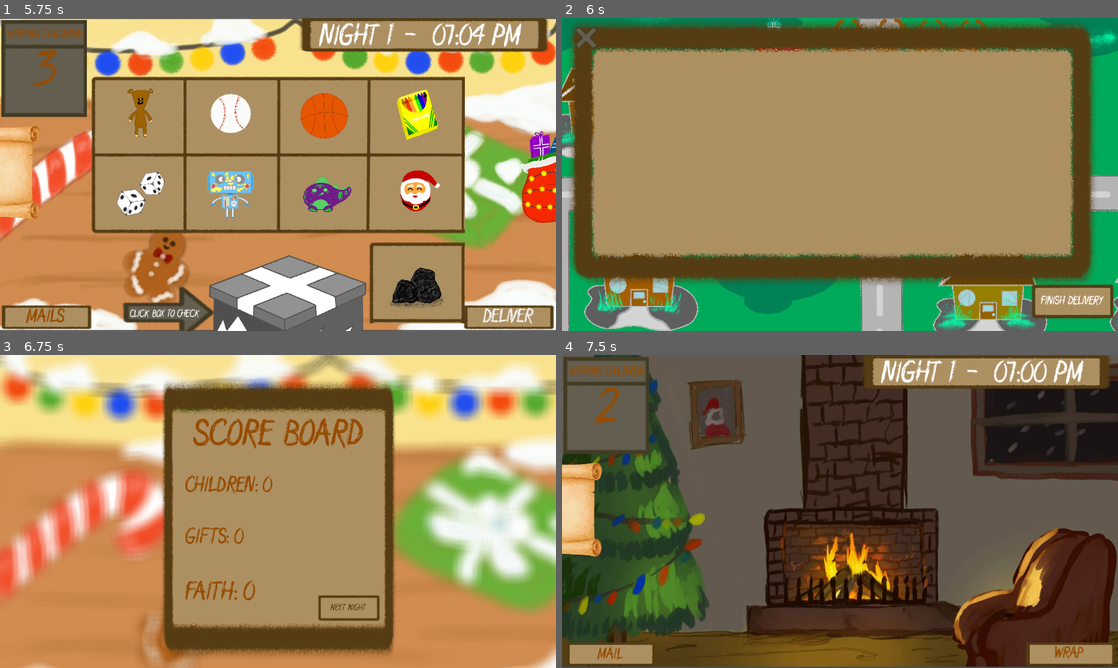
Above: before the commit, frames 1-4 (two rows, left to right).
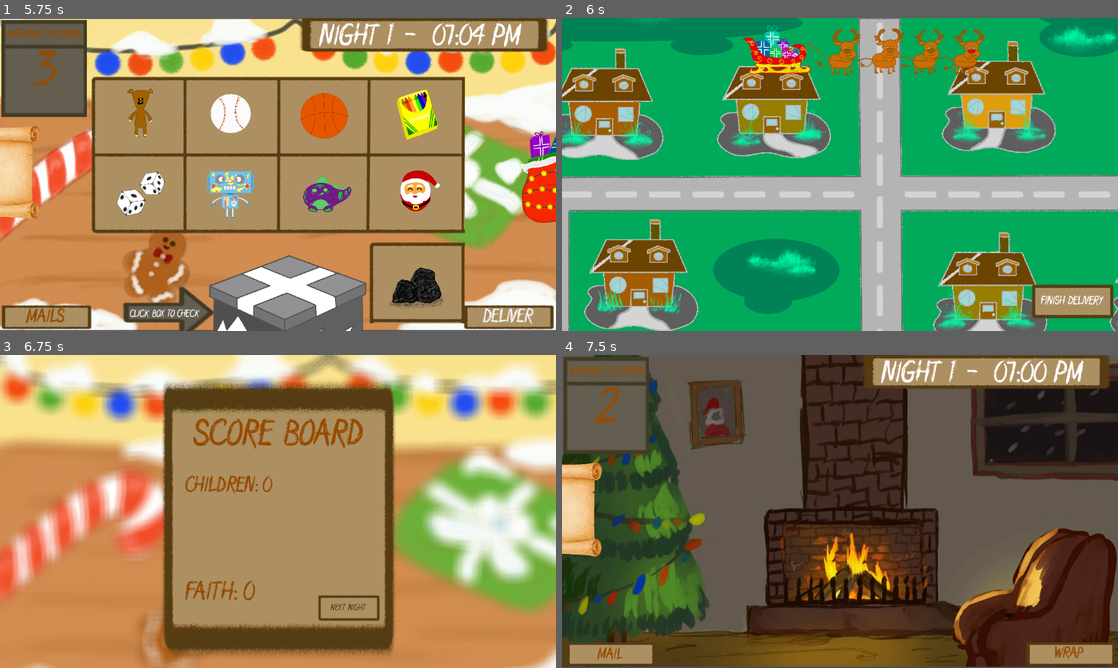
Above: after the commit, the same moments.

Repository: ApolloSun05/When-Elves-Are-Gone
Game: Godot game, scene res://scenes/main scenes/main_menu.tscn
The game is run twice, just before and just after one commit, with the same random seed, the same clock (stepped at 60 frames per second) and the same inputs.
Inputs (mouse positions are in pixels of both pictures, inside the frame that each line leads up to):
- Up to frame 1 (5.75 s): click "Start Game!" at 0.5 s; click "Mail" at 1.25 s; click (450, 165) at 2 s; click (450, 165) at 2.75 s; click (283, 155) at 3.5 s; click "Make Wish" at 4.25 s; click "Wrap" at 5 s
- Up to frame 2 (6 s): click "Deliver" at 5.75 s
- Up to frame 3 (6.75 s): click "Finish Delivery" at 6.5 s
- Up to frame 4 (7.5 s): click "Next Night" at 7.25 s

Frame 1 is identical in both runs. In frame 2, 76% of the frame differs, in the area x 1-96%, y 0-86%; in frame 3, 0.2%; in frame 4, nothing differs.

Commit message:
crush ko si Nian superrrr

Diff:
--- a/scenes/canvas scenes/giftbox.tscn
+++ b/scenes/canvas scenes/giftbox.tscn
@@ -62,10 +62,10 @@
 anchors_preset = 5
 anchor_left = 0.5
 anchor_right = 0.5
-offset_left = -68.0
-offset_top = -113.0
-offset_right = 79.0
-offset_bottom = -72.0
+offset_left = -322.0
+offset_top = -135.0
+offset_right = -175.0
+offset_bottom = -94.0
 grow_horizontal = 2
 
 [node name="Sprite2D2" type="Sprite2D" parent="MarginContainer"]
--- a/scenes/canvas scenes/santasleigh.tscn
+++ b/scenes/canvas scenes/santasleigh.tscn
@@ -1,22 +1,25 @@
-[gd_scene load_steps=5 format=3 uid="uid://5nsx44k1bct1"]
+[gd_scene load_steps=8 format=3 uid="uid://5nsx44k1bct1"]
 
 [ext_resource type="Texture2D" uid="uid://c4j7k6su502wv" path="res://assets/sleigh.png" id="1_jci2s"]
+[ext_resource type="Texture2D" uid="uid://c48rjl5v6hdg1" path="res://assets/sleigh down.png" id="2_48b47"]
 [ext_resource type="AudioStream" uid="uid://c78jwqu03aoco" path="res://assets/sounds/sfx/deer-steps-snow.mp3" id="2_nx3r4"]
+[ext_resource type="Texture2D" uid="uid://d2tysk8k7v3ox" path="res://assets/sleigh up.png" id="4_34g0w"]
 
 [sub_resource type="GDScript" id="GDScript_pp874"]
 resource_name = "santasleigh"
 script/source = "extends CharacterBody2D
 
-@onready var santa = $Sprite2D
 @onready var footsteps = $AudioStreamPlayer2D
+@onready var santa = $AnimatedSprite2D
 const SPEED = 200.0
-
 
 func _physics_process(delta: float) -> void:
 	if velocity.x != 0 or velocity.y != 0:
+		santa.play(\"hopping\")
 		if not footsteps.playing:
 			footsteps.play()
 	else:
+		santa.play(\"idle\")
 		footsteps.stop()
 	if velocity.x < 0:
 		santa.flip_h = true
@@ -32,14 +35,30 @@
 [sub_resource type="RectangleShape2D" id="RectangleShape2D_h4iex"]
 size = Vector2(169, 63)
 
+[sub_resource type="SpriteFrames" id="SpriteFrames_u46sh"]
+animations = [{
+"frames": [{
+"duration": 1.0,
+"texture": ExtResource("2_48b47")
+}, {
+"duration": 1.0,
+"texture": ExtResource("4_34g0w")
+}],
+"loop": true,
+"name": &"hopping",
+"speed": 5.0
+}, {
+"frames": [{
+"duration": 1.0,
+"texture": ExtResource("1_jci2s")
+}],
+"loop": true,
+"name": &"idle",
+"speed": 5.0
+}]
+
 [node name="santasleigh" type="CharacterBody2D"]
 script = SubResource("GDScript_pp874")
-
-[node name="Sprite2D" type="Sprite2D" parent="."]
-position = Vector2(62, -14)
-scale = Vector2(0.3, 0.3)
-texture = ExtResource("1_jci2s")
-region_rect = Rect2(34, 248, 868, 185)
 
 [node name="CollisionShape2D" type="CollisionShape2D" parent="."]
 position = Vector2(-86, 38)
@@ -47,3 +66,9 @@
 
 [node name="AudioStreamPlayer2D" type="AudioStreamPlayer2D" parent="."]
 stream = ExtResource("2_nx3r4")
+
+[node name="AnimatedSprite2D" type="AnimatedSprite2D" parent="."]
+position = Vector2(58, 6)
+scale = Vector2(0.3, 0.3)
+sprite_frames = SubResource("SpriteFrames_u46sh")
+animation = &"idle"
--- a/scenes/canvas scenes/score_ui.tscn
+++ b/scenes/canvas scenes/score_ui.tscn
@@ -55,14 +55,6 @@
 theme_override_font_sizes/font_size = 47
 text = "Children:"
 
-[node name="Gifts" type="Label" parent="MarginContainer/MarginContainer"]
-layout_mode = 2
-size_flags_vertical = 8
-theme_override_colors/font_color = Color(0.5882353, 0.29411766, 0, 1)
-theme_override_fonts/font = ExtResource("3_olldk")
-theme_override_font_sizes/font_size = 47
-text = "GIfts:"
-
 [node name="MarginContainer2" type="MarginContainer" parent="."]
 offset_right = 40.0
 offset_bottom = 40.0
--- a/scenes/main scenes/delivery.tscn
+++ b/scenes/main scenes/delivery.tscn
@@ -93,6 +93,7 @@
 [node name="CanvasLayer" type="CanvasLayer" parent="."]
 
 [node name="Inventory_UI" parent="CanvasLayer" instance=ExtResource("2_q5may")]
+visible = false
 
 [node name="ScoreBoardnext" type="TextureButton" parent="CanvasLayer"]
 anchors_preset = 3
--- a/scripts/score_ui.gd
+++ b/scripts/score_ui.gd
@@ -2,12 +2,10 @@
 
 @onready var Total = $MarginContainer/Total
 @onready var Children = $MarginContainer/MarginContainer/Children
-@onready var Gifts  = $MarginContainer/MarginContainer/Gifts
 @onready var label: Label = $"Next Night/Label"
 
 func _ready() -> void:
 	Children.text = "Children: " + str(Global.correct_children * 100)
-	Gifts.text = "Gifts: " + str(Global.correct_gifts * 100)
 	Total.text = "Faith: " + str(Global.faith)
 
 
Binary file added: assets/sleigh down.png
Not shown, added: assets/sleigh down.png.import
Binary file added: assets/sleigh up.png
Not shown, added: assets/sleigh up.png.import
